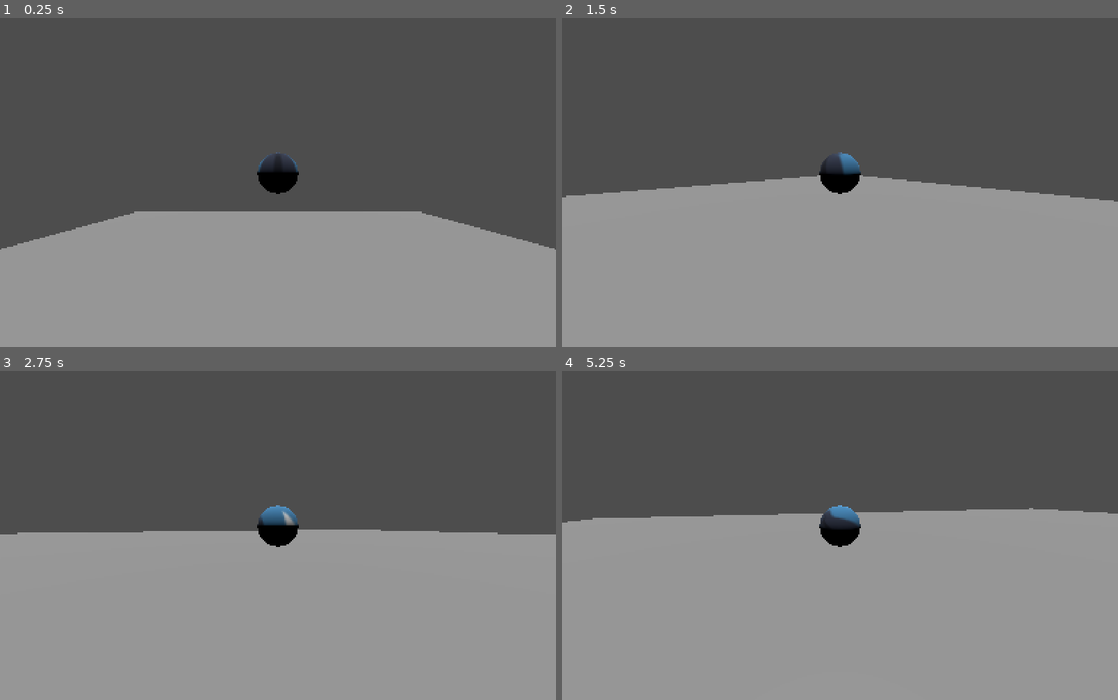
Above: before the commit, frames 1-4 (two rows, left to right).
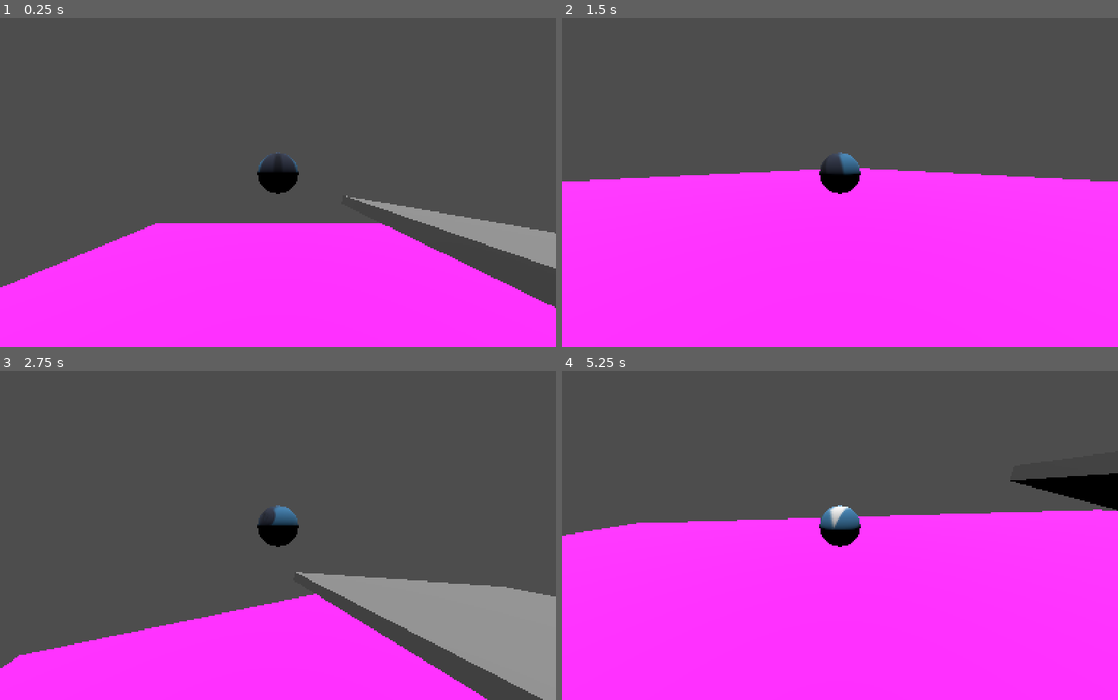
Above: after the commit, the same moments.

Repository: Jujulien45/Waffle_studio
Game: Godot game, scene res://dev.tscn
The game is run twice, just before and just after one commit, with the same random seed, the same clock (stepped at 60 frames per second) and the same inputs. The engine's default icon, where the game draws it, is replaced by a stand-in: a white triangle on a blue panel in a dark square.
Inputs (mouse positions are in pixels of both pictures, inside the frame that each line leads up to):
- Up to frame 1 (0.25 s): no input
- Up to frame 2 (1.5 s): tap Enter (ui_accept) at 0.5, 0.77, 1.25 s; move the mouse to (867, 172) at 0.52 s; hold Up (ui_up) from 0.53 s (still down); tap P at 0.6, 1.35 s; move the mouse to (812, 175) at 1.27 s
- Up to frame 3 (2.75 s): keep holding Up (ui_up); tap Enter (ui_accept) at 1.52 s; move the mouse to (289, 519) at 2.02 s; tap P at 2.1 s
- Up to frame 4 (5.25 s): keep holding Up (ui_up); tap Enter (ui_accept) at 2.75, 3.02, 3.77, 4.25, 4.52 s; move the mouse to (834, 532) at 2.77 s; tap P every 0.75 s from 2.85 to 5.1 s; move the mouse to (878, 528) at 3.52 s; move the mouse to (795, 522) at 4.27 s; move the mouse to (845, 525) at 5.02 s

The runs differ from the first frame. In frame 1, 38% of the frame differs, in the area x 0-100%, y 53-100%; in frame 2, 52%; in frame 3, 43%; in frame 4, 58%, in the area x 0-100%, y 31-100%.

Commit message:
added slope mechanics

Diff:
--- a/character_body_3d.gd
+++ b/character_body_3d.gd
@@ -1,9 +1,8 @@
 extends CharacterBody3D
-
 
 const ACELERATION = 5
 const FRICTION = 1
-const JUMP_VELOCITY = 4.5
+const JUMP_VELOCITY = 20
 
 var rotx = 0.0
 var roty = 0.0
@@ -34,6 +33,8 @@
 		# Add the gravity.
 		if not is_on_floor():
 			velocity += get_gravity() * delta
+		if is_on_floor():
+			velocity += get_gravity().slide(get_floor_normal()) * delta
 
 		# Handle jump.
 		if Input.is_action_just_pressed("ui_accept") and is_on_floor():
@@ -45,8 +46,7 @@
 		var cam_basis = camera.transform.basis
 		cam_basis.x.y = 0
 		cam_basis.z.y = 0
-		var direction : Vector3 = (cam_basis * Vector3(input_dir.x, 0, input_dir.y)).normalized() #Vector3(input_dir.x * cam_transform_x , 0,  input_dir.y * cam_transform_z).normalized()
-		print(direction)
+		var direction : Vector3 = (cam_basis * Vector3(input_dir.x, 0, input_dir.y)).normalized()
 		if direction:
 			velocity.x += direction.x * ACELERATION * delta
 			velocity.z += direction.z * ACELERATION * delta
--- a/dev.tscn
+++ b/dev.tscn
@@ -1,11 +1,16 @@
-[gd_scene load_steps=8 format=3 uid="uid://bkxx64rjjt2ns"]
+[gd_scene load_steps=11 format=3 uid="uid://bkxx64rjjt2ns"]
 
 [ext_resource type="Script" uid="uid://bruuuhkkk5ulm" path="res://character_body_3d.gd" id="1_coge5"]
 [ext_resource type="Texture2D" uid="uid://cgulswnk8dixw" path="res://icon.svg" id="2_fkxo1"]
 
+[sub_resource type="PhysicsMaterial" id="PhysicsMaterial_daqws"]
+
 [sub_resource type="BoxShape3D" id="BoxShape3D_fkxo1"]
 
 [sub_resource type="BoxMesh" id="BoxMesh_daqws"]
+
+[sub_resource type="StandardMaterial3D" id="StandardMaterial3D_daqws"]
+albedo_color = Color(1, 0.14901961, 1, 1)
 
 [sub_resource type="SphereShape3D" id="SphereShape3D_0g12c"]
 
@@ -14,22 +19,26 @@
 [sub_resource type="StandardMaterial3D" id="StandardMaterial3D_fkxo1"]
 albedo_texture = ExtResource("2_fkxo1")
 
+[sub_resource type="PhysicsMaterial" id="PhysicsMaterial_fkxo1"]
+
 [node name="Node3D" type="Node3D"]
 
 [node name="StaticBody3D" type="StaticBody3D" parent="."]
 transform = Transform3D(31.93, 0, 0, 0, 1, 0, 0, 0, 29.68, 0, 0, 0)
+physics_material_override = SubResource("PhysicsMaterial_daqws")
 
 [node name="CollisionShape3D" type="CollisionShape3D" parent="StaticBody3D"]
 shape = SubResource("BoxShape3D_fkxo1")
 
 [node name="MeshInstance3D" type="MeshInstance3D" parent="StaticBody3D"]
 mesh = SubResource("BoxMesh_daqws")
+surface_material_override/0 = SubResource("StandardMaterial3D_daqws")
 
 [node name="DirectionalLight3D" type="DirectionalLight3D" parent="."]
 transform = Transform3D(1, 0, 0, 0, 1.1924881e-08, 1, 0, -1, 1.1924881e-08, -0.019805908, 110.537834, -0.4930153)
 
 [node name="CharacterBody3D" type="CharacterBody3D" parent="."]
-transform = Transform3D(1, 0, 0, 0, 1, 0, 0, 0, 1, 0, 5.177943, 0)
+transform = Transform3D(1, 0, 0, 0, 1, 0, 0, 0, 1, -1.92383, 6.9042525, 0)
 script = ExtResource("1_coge5")
 
 [node name="CollisionShape3D" type="CollisionShape3D" parent="CharacterBody3D"]
@@ -44,7 +53,8 @@
 fov = 93.84055
 
 [node name="StaticBody3D2" type="StaticBody3D" parent="."]
-transform = Transform3D(52.721878, 0.70710677, 0, -52.721878, 0.70710677, 0, 0, 0, 29.68, 42.25557, -26.283245, 0)
+transform = Transform3D(73.42726, 0.17364816, 0, -12.947207, 0.98480767, 0, 0, 0, 29.68, 42.25557, -3.250413, 0)
+physics_material_override = SubResource("PhysicsMaterial_fkxo1")
 
 [node name="CollisionShape3D" type="CollisionShape3D" parent="StaticBody3D2"]
 shape = SubResource("BoxShape3D_fkxo1")
--- a/project.godot
+++ b/project.godot
@@ -25,6 +25,7 @@
 [physics]
 
 3d/physics_engine="Jolt Physics"
+3d/default_gravity=20.0
 
 [rendering]
 
